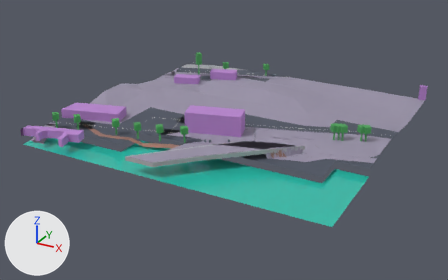
Before and after pictures for a commit that changed the glTF model public/maps/melbourne/chunks/2_-15.glb.
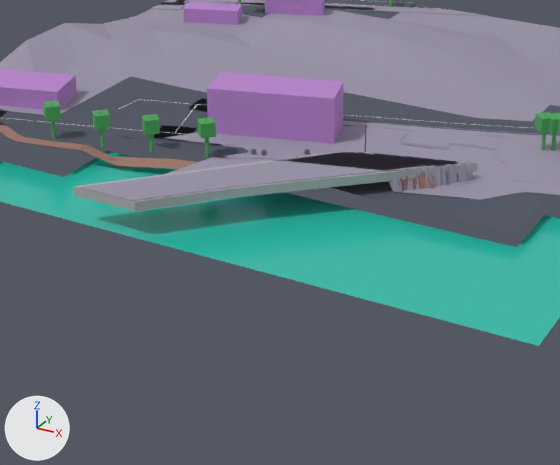
Old and new are each drawn whole from a 50 mm lens placed at (400.4, 1538.0, 93.7), pointed at (290.4, 1737.9, -6.3) and again close up on the part from 21% to 76% of the width and 26% to 100% of the height. Arrows for +X, +Y and +Z are at lower left; the lights stay in place. The last two pictures show the newer version. Where no turn or scale is listed for an object, it has been applied to the vertices. Vertices at exactly the same position are counted once.

Objects in the first close-up: 'compiled-chunk'.
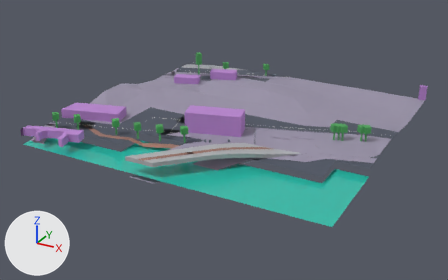
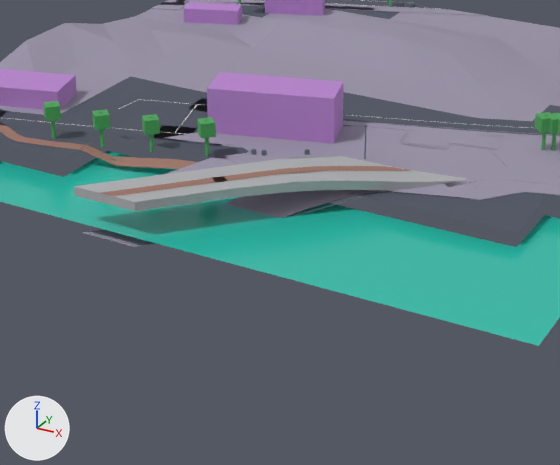
Where the newer file only moved an object's origin or applied its transform, the numbers keep the older frame.

The change in detail:
me_mesh_0 is used by ob_compiled_chunk; location (294.0, 1746.0, 6.3).
me_mesh_0 had 2707 vertices, 4016 faces and spanned x -60.0..60.0, y -60.0..60.0, z -7.1..7.1.
me_mesh_0 now has 2418 vertices, 3583 faces and spans x -60.0..60.0, y -60.0..60.0, z -7.9..7.1.
me_mesh_0 part 1: 50 vertices moved from x 7.1..34.1, y -38.1..-24.8, z -4.0..-0.3 to x -7.7..33.6, y -54.9..-24.8, z -4.0..-0.4; 727 vertices removed from x -11.4..36.8, y -60.0..-22.5, z -3.8..-0.3; 438 vertices added at x -11.4..36.6, y -60.0..-23.3, z -7.9..-0.4.
Other edits to the shape of me_mesh_0 do not show in these pictures.

Pixel boxes [x1, y1, x2, y2] of what changed, in the close-ups (560 x 465 px; the box of a moved part takes in the faces that stretch with it):
part 1 of me_mesh_0, moved or reshaped
    before: [79, 151, 491, 201]
    after: [74, 156, 491, 247]
